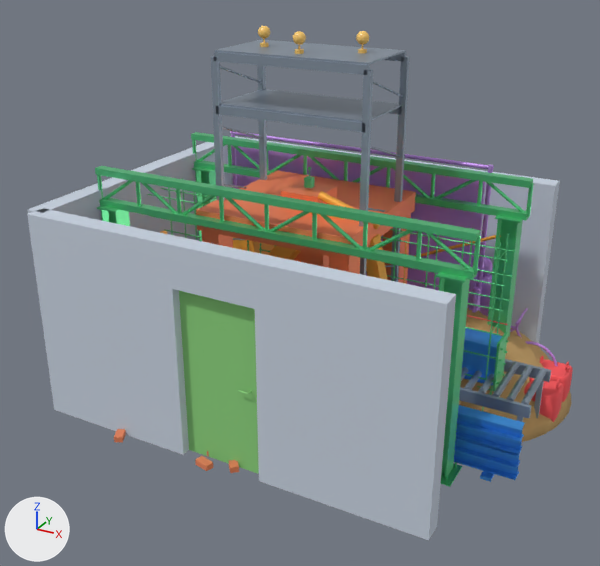
Renders of the glTF model lab/stations.glb from each side of a commit.
The view is the same before and after, from a camera (50 mm lens) standing at (4.55, -8.5, 5.68) and looking at (0.04, -0.31, 1.59). The lights are fixed; the arrows at lower left show +X, +Y and +Z. The older version comes first.

Objects in the first picture: 'bonus|0|0', 'talks|1|0', 'uc2|1|0', 'uc3|0|0', 'uc3|0|1', 'uc3|0|2', 'uc3|0|3', 'uc3|1|0', 'uc3|1|1', 'uc3|2|0', 'uc4|0|0', 'uc4|1|1', 'uc5|0|0', 'uc5|1|0', 'uc9|0|0' and 16 more.
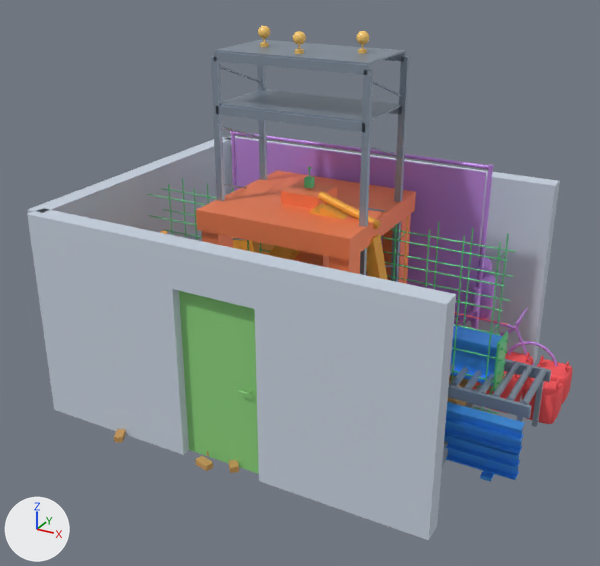
What differs and where, as boxes (x1, y1, x2, y2) in the pictures (600 x 566 px):
```json
{"object": "uc3|1|1", "change": "deleted", "before": [95, 166, 481, 280], "on screen": "green"}
{"object": "uc3|1|0", "change": "deleted", "before": [191, 132, 534, 220], "on screen": "green"}
{"object": "uc2|1|0", "change": "deleted", "before": [460, 307, 571, 442], "on screen": "orange"}
{"object": "uc3|0|3", "change": "deleted", "before": [436, 272, 470, 487], "on screen": "green"}
{"object": "uc3|0|2", "change": "deleted", "before": [487, 215, 523, 337], "on screen": "green"}
{"object": "uc3|0|0", "change": "deleted", "before": [192, 167, 217, 241], "on screen": "green"}
{"object": "uc3|0|1", "change": "deleted", "before": [97, 206, 130, 226], "on screen": "green"}
{"object": "uc3|2|0", "change": "deleted", "before": [414, 235, 501, 257], "on screen": "mostly hidden"}
```

Edits to the scene script, one JSON object a line:
```json
{"op": "remove", "block": "ob_uc2_1_0", "code": ["ob_uc2_1_0 = bpy.data.objects.new('uc2|1|0', me_uc2_1_0)", "ob_uc2_1_0.location = (0.0, 0.0, 0.0)"]}
{"op": "remove", "block": "ob_uc3_0_0", "code": ["ob_uc3_0_0 = bpy.data.objects.new('uc3|0|0', me_uc3_0_0)", "ob_uc3_0_0.location = (0.0, 0.0, 0.0)"]}
{"op": "remove", "block": "ob_uc3_0_1", "code": ["ob_uc3_0_1 = bpy.data.objects.new('uc3|0|1', me_uc3_0_1)", "ob_uc3_0_1.location = (0.0, 0.0, 0.0)"]}
{"op": "remove", "block": "ob_uc3_0_2", "code": ["ob_uc3_0_2 = bpy.data.objects.new('uc3|0|2', me_uc3_0_2)", "ob_uc3_0_2.location = (0.0, 0.0, 0.0)"]}
{"op": "remove", "block": "ob_uc3_0_3", "code": ["ob_uc3_0_3 = bpy.data.objects.new('uc3|0|3', me_uc3_0_3)", "ob_uc3_0_3.location = (0.0, 0.0, 0.0)"]}
{"op": "remove", "block": "ob_uc3_1_0", "code": ["ob_uc3_1_0 = bpy.data.objects.new('uc3|1|0', me_uc3_1_0)", "ob_uc3_1_0.location = (0.0, 0.0, 0.0)"]}
{"op": "remove", "block": "ob_uc3_1_1", "code": ["ob_uc3_1_1 = bpy.data.objects.new('uc3|1|1', me_uc3_1_1)", "ob_uc3_1_1.location = (0.0, 0.0, 0.0)"]}
{"op": "remove", "block": "ob_uc3_2_0", "code": ["ob_uc3_2_0 = bpy.data.objects.new('uc3|2|0', me_uc3_2_0)", "ob_uc3_2_0.location = (0.0, 0.0, 0.0)"]}
```
